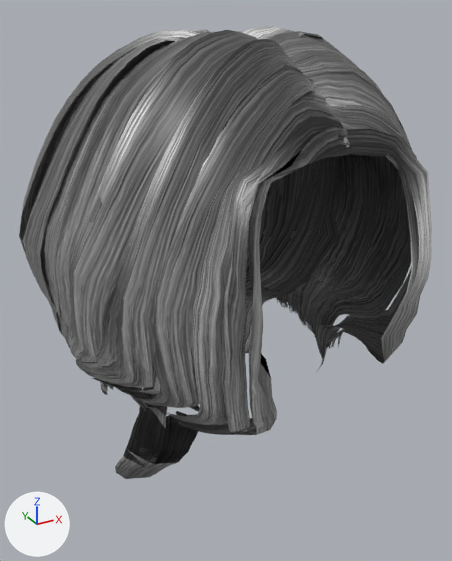
An edit to the glTF model public/models/hair_long01.glb, drawn before and after from the same camera.
One viewpoint serves both versions: a camera (50 mm lens) standing at (-0.164, -0.29, 0.146) and looking at (-0.002, 0.005, -0.001). Lighting does not change. The marker at lower left points along +X, +Y and +Z. The first picture is the older version. Vertices at exactly the same position are counted once.

The first picture shows 'hair_long01'.
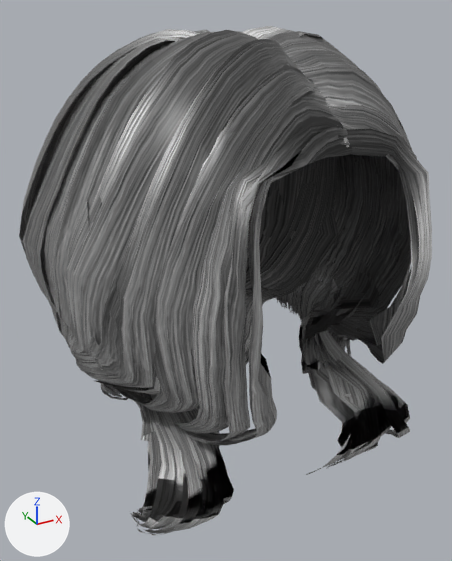
What differs and where, as boxes [x1, y1, x2, y2] in the pictures (452 x 561 px):
'hair_long01', reshaped (12% taller)
    before: [19, 26, 432, 479]
    after: [19, 26, 432, 535]
part 1 of me_hair_long01, built on
    before: [74, 355, 256, 479]
    after: [66, 200, 270, 535]
part 2 of me_hair_long01, built on
    before: [285, 289, 384, 371]
    after: [285, 165, 411, 475]
part 3 of me_hair_long01, added (mostly hidden)
    after: [107, 353, 249, 400]

The change, as a list of edits to the scene's bpy script:
```text
Change me_hair_long01:
    used by ob_hair_long01; location = (0.0, 0.0, 0.0)
    remove me_hair_long01.from_pydata(...)  # 6187 vertices, 9152 faces; spans x -0.107..0.099, y -0.11..0.131, z -0.106..0.137
    add me_hair_long01.from_pydata(...)  # 8863 vertices, 12721 faces; spans x -0.107..0.099, y -0.11..0.131, z -0.117..0.137
    me_hair_long01 part 1: 301 vertices moved from x -0.095..-0.028, y -0.098..0.017, z -0.078..-0.026 to x -0.095..-0.028, y -0.099..0.016, z -0.078..-0.026; 116 vertices removed from x -0.089..-0.045, y -0.07..0.018, z -0.104..-0.027; 1253 vertices added at x -0.1..-0.038, y -0.087..0.031, z -0.116..0.066
    me_hair_long01 part 2: 166 vertices moved from x 0.046..0.083, y -0.075..0.018, z -0.064..-0.026 to x 0.046..0.083, y -0.076..0.018, z -0.064..-0.026; 17 vertices removed from x 0.052..0.074, y -0.026..0.012, z -0.064..-0.034; 1159 vertices added at x 0.007..0.087, y -0.091..0.018, z -0.116..0.066
    me_hair_long01 part 3: 306 vertices added at x -0.056..0.056, y 0.065..0.102, z -0.117..-0.105
    other edits to the shape of me_hair_long01 do not show in these pictures
```
